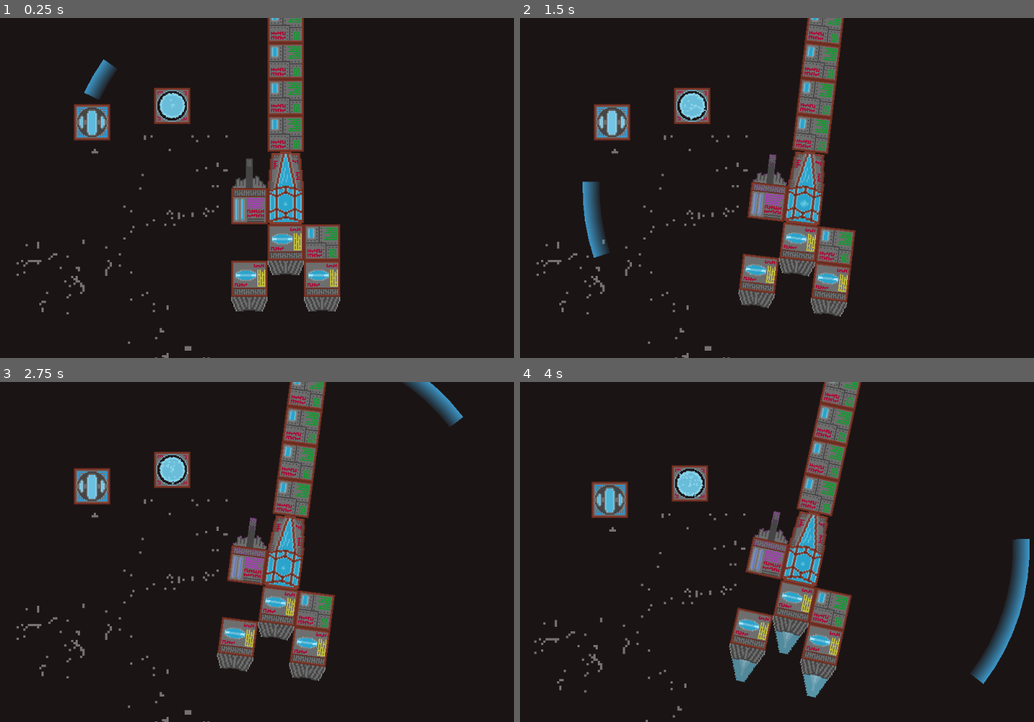
Above: before the commit, frames 1-4 (two rows, left to right).
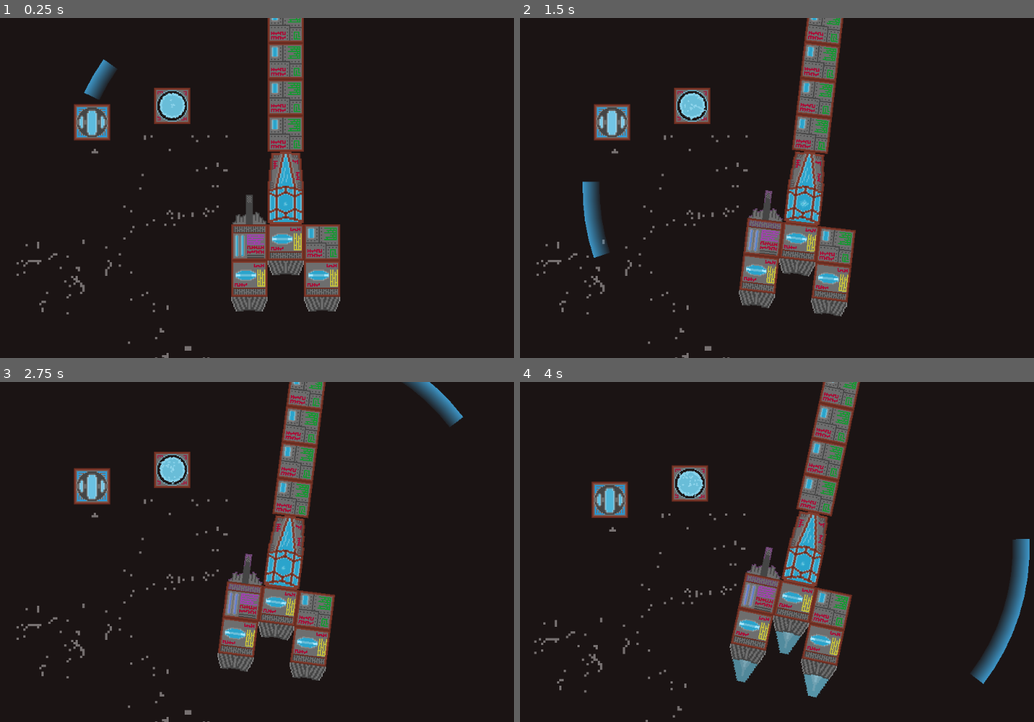
Above: after the commit, the same moments.

Repository: CiaranWoodward/LD45
Game: Godot game, scene res://Space.tscn
Two runs of this game, one before a commit and one after it. Both use one fixed random seed, a clock stepped at 60 frames per second and the inputs below.
Inputs (mouse positions are in pixels of both pictures, inside the frame that each line leads up to):
- Up to frame 1 (0.25 s): no input
- Up to frame 2 (1.5 s): move the mouse to (931, 171) at 0.52 s; hold D (rot_right) 0.53-1.28 s; hold Space (shoot) 0.53-1.28 s; move the mouse to (689, 205) at 1.27 s; hold A (rot_left) from 1.28 s (still down); tap Space (shoot) at 1.35 s
- Up to frame 3 (2.75 s): move the mouse to (344, 477) at 2.02 s; release A (rot_left) at 2.03 s; hold D (rot_right) from 2.03 s (still down); hold Space (shoot) from 2.03 s (still down)
- Up to frame 4 (4 s): move the mouse to (777, 620) at 2.77 s; release D (rot_right) at 2.78 s; release Space (shoot) at 2.78 s; hold W (thrust) 2.78-3.53 s; tap Space (shoot) at 2.85 s; move the mouse to (982, 603) at 3.52 s; hold A (rot_left) from 3.53 s (still down); hold Space (shoot) from 3.53 s (still down)

The runs differ from the first frame. In frame 1, 1.7% of the frame differs, in the area x 44-53%, y 41-72%; in frame 2, 2.6%; in frame 3, 2.7%; in frame 4, 3.4%, in the area x 30-100%, y 0-93%.

Commit message:
Fix physics for parts and ship

Diff:
--- a/Core.gd
+++ b/Core.gd
@@ -1,6 +1,5 @@
 extends RigidBody2D
 
-#export var mass : float = 1
 export var energy : float = 50.0
 
 var map_coords : Vector2
--- a/Gun.gd
+++ b/Gun.gd
@@ -1,6 +1,4 @@
-extends Area2D
-
-export var mass : float = 1
+extends RigidBody2D
 
 var map_coords : Vector2
 onready var collision_shapes = [get_node("CollisionShape2D"), get_node("CollisionShape2D2")]
--- a/Gun.tscn
+++ b/Gun.tscn
@@ -11,7 +11,8 @@
 [sub_resource type="RectangleShape2D" id=2]
 extents = Vector2( 5.22357, 22.2097 )
 
-[node name="Gun" type="Area2D"]
+[node name="Gun" type="RigidBody2D"]
+gravity_scale = 0.0
 script = ExtResource( 1 )
 
 [node name="GunBody" type="Sprite" parent="."]
--- a/PlayerCore.gd
+++ b/PlayerCore.gd
@@ -15,7 +15,7 @@
 	var storage = preload("res://Storage.tscn").instance()
 	var gun = preload("res://Gun.tscn").instance()
 	add_part(thruster, Vector2(0, 1))
-	add_part(gun, Vector2(-1, 0))
+	add_part(gun, Vector2(-1, 1))
 	add_part(thruster2, Vector2(-1, 2))
 	add_part(storage, Vector2(1, 1))
 	add_part(preload("res://Storage.tscn").instance(), Vector2(0, -2))
@@ -51,6 +51,7 @@
 
 	part.set_global_position(targetCoords)
 	mRootNode.add_child(part, true)
+	part.mode = RigidBody2D.MODE_STATIC
 
 	# Relocate all of the collision shapes onto the player ship
 	for col_shape in part.collision_shapes:
--- a/Reactor.gd
+++ b/Reactor.gd
@@ -1,6 +1,5 @@
-extends Area2D
+extends RigidBody2D
 
-export var mass : float = 1
 export var energy : float = 50.0
 
 var map_coords : Vector2
--- a/Reactor.tscn
+++ b/Reactor.tscn
@@ -8,7 +8,8 @@
 [sub_resource type="RectangleShape2D" id=1]
 extents = Vector2( 32, 32 )
 
-[node name="Reactor" type="Area2D"]
+[node name="Reactor" type="RigidBody2D"]
+gravity_scale = 0.0
 script = ExtResource( 1 )
 
 [node name="Background" type="Sprite" parent="."]
--- a/Storage.gd
+++ b/Storage.gd
@@ -1,6 +1,5 @@
 extends RigidBody2D
 
-#export var mass : float = 1
 export var storage_space : int = 50
 
 var map_coords : Vector2
--- a/Thruster.gd
+++ b/Thruster.gd
@@ -1,6 +1,5 @@
-extends Area2D
+extends RigidBody2D
 
-export var mass : float = 1
 export var thrust : float = 3
 export var rotational_power : float = 15
 
--- a/Thruster.tscn
+++ b/Thruster.tscn
@@ -38,7 +38,8 @@
 [sub_resource type="RectangleShape2D" id=4]
 extents = Vector2( 27.8271, 42.3598 )
 
-[node name="Thruster" type="Area2D"]
+[node name="Thruster" type="RigidBody2D"]
+gravity_scale = 0.0
 script = ExtResource( 1 )
 rotational_power = 500.0
 
